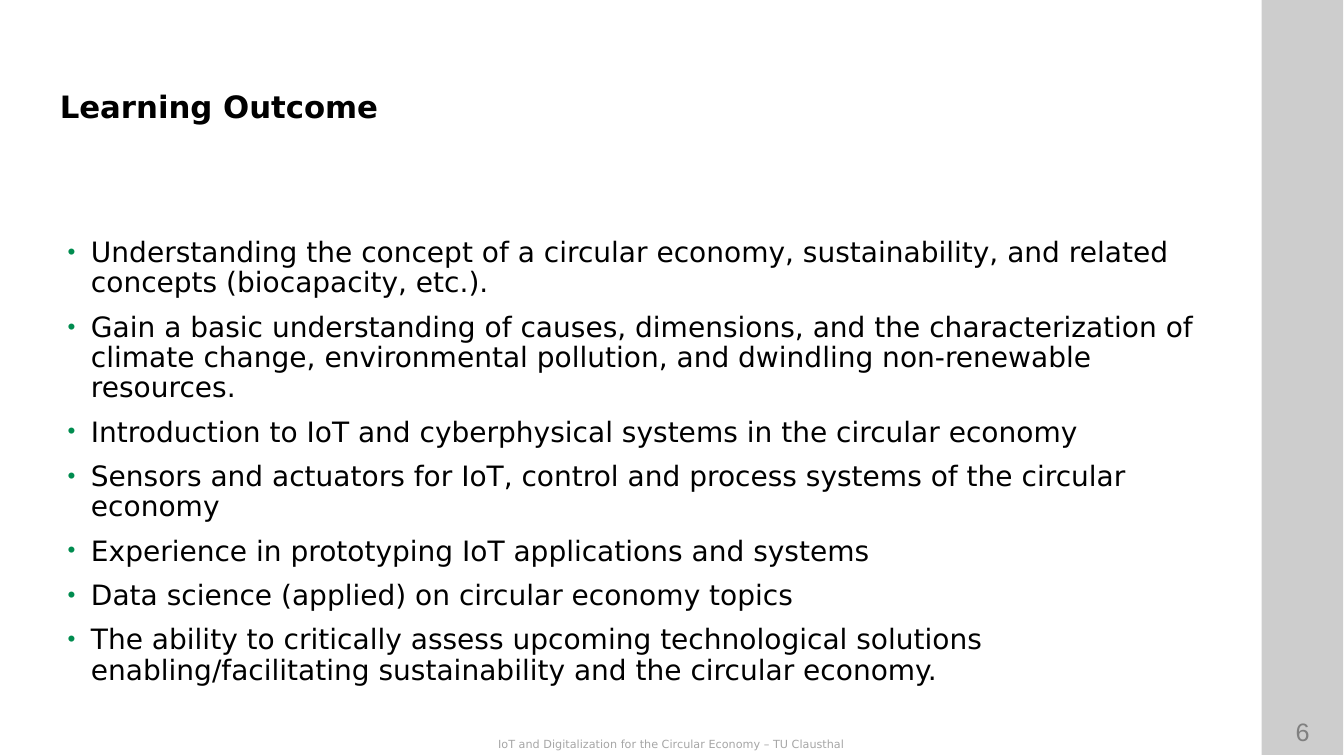
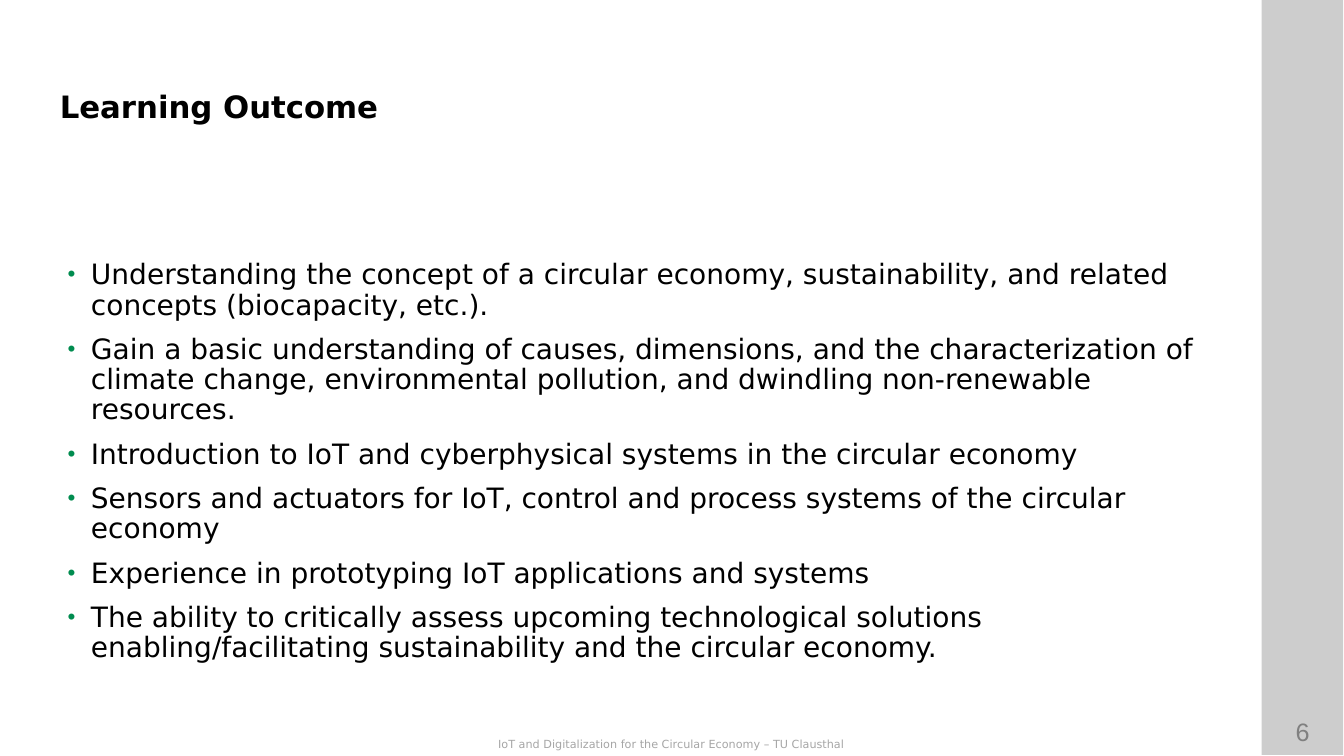
Before and after one commit to ETCE-LAB/teaching-material, a slide deck: slide 6 of IoT-and-Digitalization-for-Circular-Economy/IoT-CE-L00-Organization.pptx. Drawn at 1344x756 pixels with LibreOffice and Linux fonts; fonts in the diff are those of the drawing; background and template pictures are left out. Boxes give left, top, right and bottom in pixels: in the first picture for what was removed or moved away, otherwise in the second. Text is boxed around its words. In the diff, an @@ line names an element or a change of style, - is before the commit and + after.

```diff
--- a/IoT-and-Digitalization-for-Circular-Economy/IoT-CE-L00-Organization.pptx
+++ b/IoT-and-Digitalization-for-Circular-Economy/IoT-CE-L00-Organization.pptx
@@ text at bbox=[91, 583, 793, 611]: paragraph removed @@
-• Data science (applied) on circular economy topics
```
Also in this commit, not shown: 1 slide added, 3 other files.
